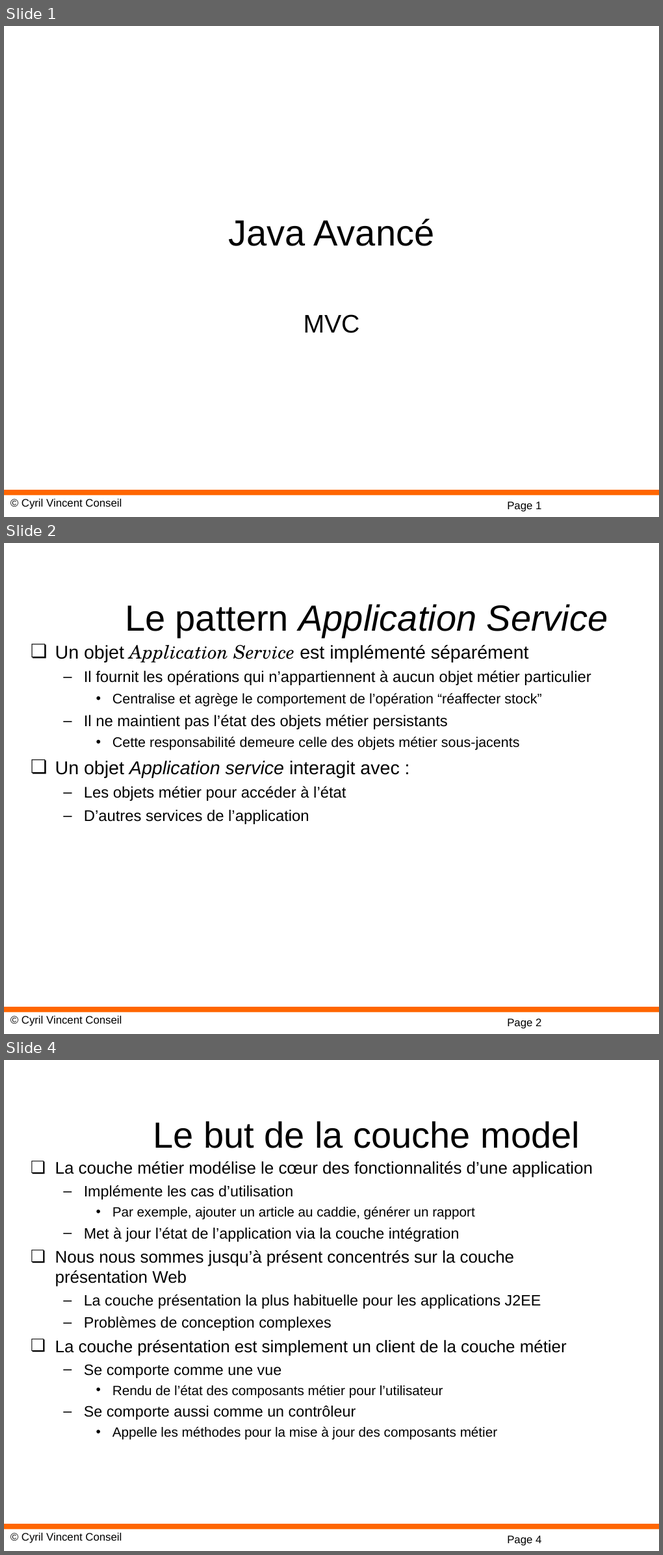
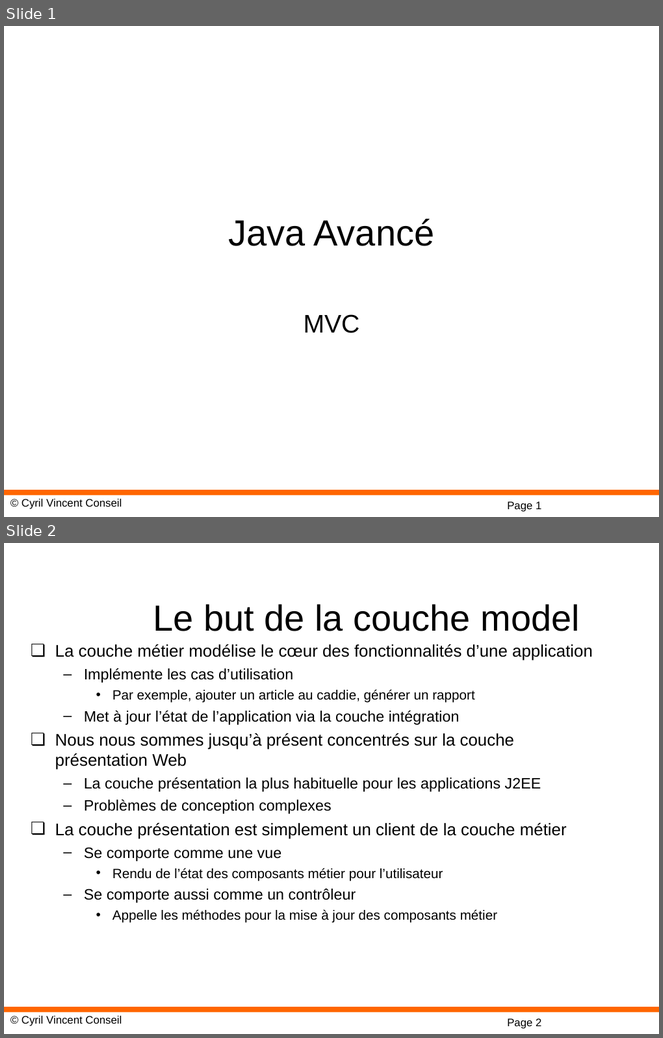
Before and after one commit to cyrilvincent/spring, a slide deck: ppt/10-MVC.ppt. Shown one above the other, each under a label of ours: slides 1, 2 and 4 before the commit, slides 1 and 2 after it; the slides between them are not shown. The pictures are 663x1555 and 663x1038 pixels, drawn with LibreOffice and Linux fonts; fonts in the diff are those of the drawing; background and template pictures are left out. Boxes give left, top, right and bottom in pixels: in the first picture for what was removed or moved away, otherwise in the second. Text is boxed around its words. In the diff, an @@ line names an element or a change of style, - is before the commit and + after.

```diff
--- a/ppt/10-MVC.ppt
+++ b/ppt/10-MVC.ppt
@@ slide 2 removed at bbox=[4, 543, 659, 1034], background #FFFFFF; not listed: 3 template elements that a slide beside it also shows @@
@@ title removed at bbox=[125, 604, 608, 637] @@
-Le pattern Application Service
@@ text removed at bbox=[55, 645, 591, 824] @@
-❏ Un objet Application Service est implémenté séparément
-  – Il fournit les opérations qui n’appartiennent à aucun objet métier particulier
-    • Centralise et agrège le comportement de l’opération “réaffecter stock”
-  – Il ne maintient pas l’état des objets métier persistants
-    • Cette responsabilité demeure celle des objets métier sous-jacents
-❏ Un objet Application service interagit avec :
-  – Les objets métier pour accéder à l’état
-  – D’autres services de l’application
@@ what was slide 4 is now slide 2 @@
@@ page number at bbox=[507, 1019, 542, 1029]: text changed @@
-Page 4
+Page 2
```
Also in this commit, not shown: 10 slides added, 2 other slides removed, 28 other files.
